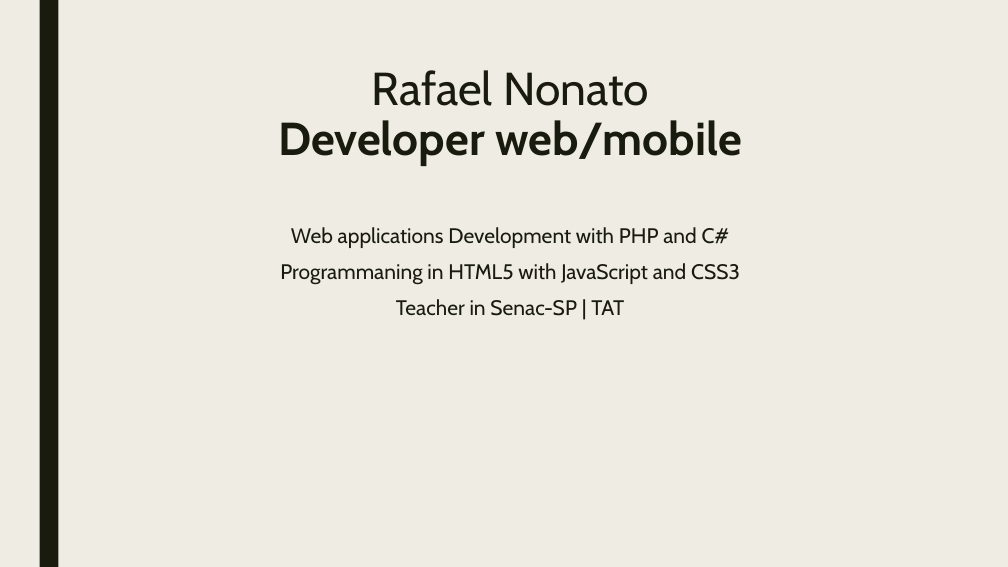
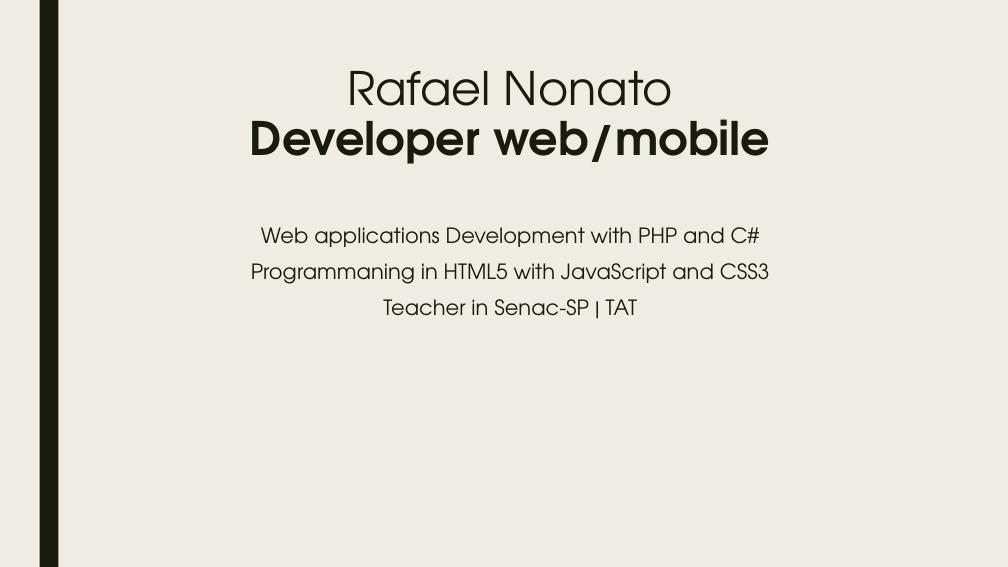
Before and after one commit to rafanonato/html5_avancado, a slide deck: slide 3 of @material/slide_html5.pptx. Drawn at 1008x567 pixels with LibreOffice and Linux fonts; fonts in the diff are those of the drawing. Boxes give left, top, right and bottom in pixels: in the first picture for what was removed or moved away, otherwise in the second. Text is boxed around its words. In the diff, an @@ line names an element or a change of style, - is before the commit and + after.

Commit message:
Curso de HTML5

```diff
--- a/@material/slide_html5.pptx
+++ b/@material/slide_html5.pptx
@@ title "Rafael Nonato Developer web/mobile" at <box>250,71,770,164</box>: font Cabin to TeX Gyre Adventor @@
@@ text "Web applications Development with PHP ..." at <box>251,227,770,316</box>: font Cabin to TeX Gyre Adventor @@
```
Also in this commit, not shown: 1 other slide changed, 5 slides added, 1 other file.
